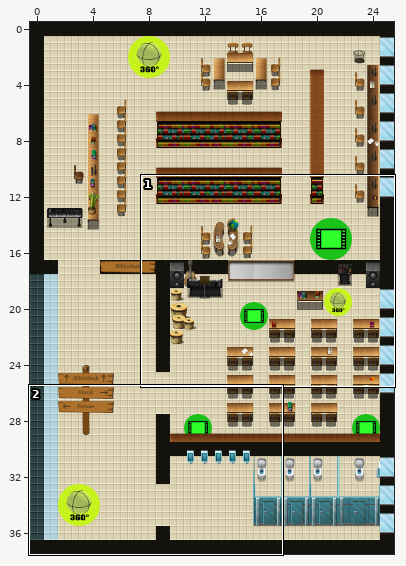
A Tiled map (JSON) gets an edit: raw/maps/muBib.json. Above: a wide view before the commit, with the close-up outlined.
Close-up. Old version:
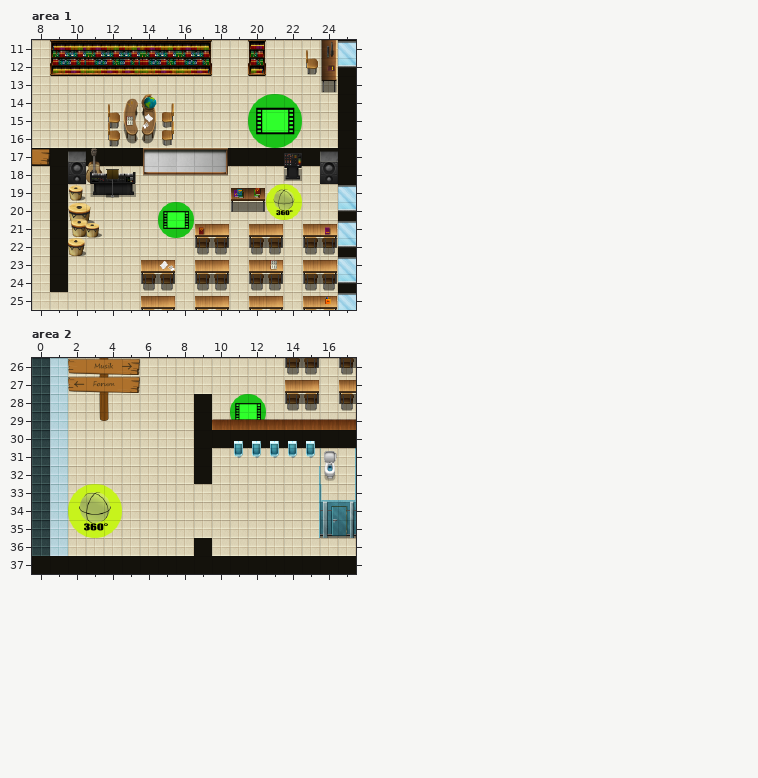
Cells are 32x32 px. Shown: area 1 x 8..25, y 11..25; area 2 x 0..17, y 26..37. The commit also changed other parts of the map, which this record leaves out.
New version:
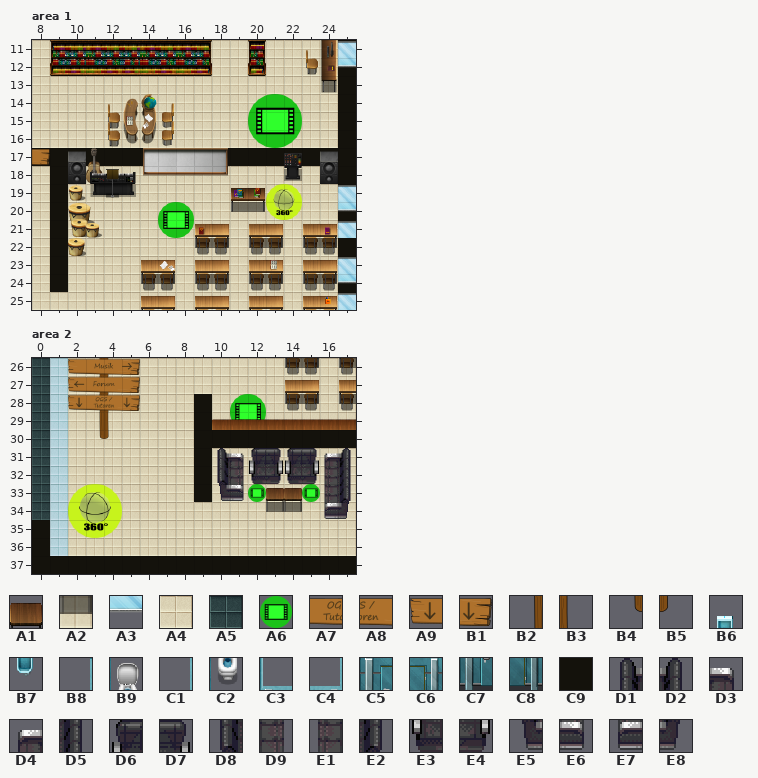
Key: from "Einrichtung1": A1 55, A2 71; from "Einrichtung2": A3 177; from "Floor": A4 12, A5 21; from "Icons": A6 41; from "Schilder": A7 10, A8 11, A9 24, B1 27, B2 62, B3 63, B4 74, B5 75; from "Tile 3": B6 12, B7 28, B8 44, B9 45, C1 60, C2 61, C3 77, C4 78, C5 93, C6 94, C7 109, C8 110; from "Walls": C9 19; from "deviant_milkian": D1 90, D2 93, D3 107, D4 108, D5 109, D6 120, D7 121, D8 122, D9 123, E1 124, E2 125, E3 136, E4 137, E5 138, E6 139, E7 140, E8 141.
__ is an empty cell.
See-through tiles are keyed as they look on the map.
From old to new:
{"where": "layer \"bottom2\", area 1"}
{"y":22,"x":25,"old":"A3","new":"__"}
{"change": "layer \"portal-forum\" offset 0,0 -> 6,73 px"}
{"where": "layer \"bottom\", area 2"}
{"y":33,"x":9,"old":"A4","new":"C9"}
{"y":35,"x":0,"old":"A5","new":"C9"}
{"y":36,"x":0,"old":"A5","new":"C9"}
{"y":36,"x":9,"old":"C9","new":"A4"}
{"where": "layer \"top1\", area 2"}
{"y":30,"x":11,"old":"B6 B6 B6 B6 B6","new":"__ __ __ __ __"}
{"y":31,"x":10,"old":"__ B7 B7 B7 B7 B7 B9 B8","new":"D1 D3 D6 D7 D6 D7 D4 D2"}
{"y":32,"x":10,"old":"__ __ __ __ __ C1 C2 C1","new":"D8 D9 E3 E4 E3 E4 E1 D5"}
{"y":33,"x":10,"old":"__ __ __","new":"E5 E6 A6"}
{"y":33,"x":15,"old":"B8 C3 C4","new":"A6 E1 E2"}
{"y":34,"x":15,"old":"B8 C5 C6","new":"__ E7 E8"}
{"y":35,"x":15,"old":"C1 C7 C8","new":"__ __ __"}
{"where": "layer \"overhead1\", area 2"}
{"y":29,"x":3,"old":"B4 B5","new":"B2 B3"}
{"y":30,"x":3,"old":"__ __","new":"B4 B5"}
{"y":33,"x":13,"old":"__ __","new":"A1 A1"}
{"y":34,"x":13,"old":"__ __","new":"A2 A2"}
{"where": "layer \"overhead2\", area 2"}
{"y":28,"x":2,"old":"__ __ __ __","new":"A9 A7 A8 B1"}
